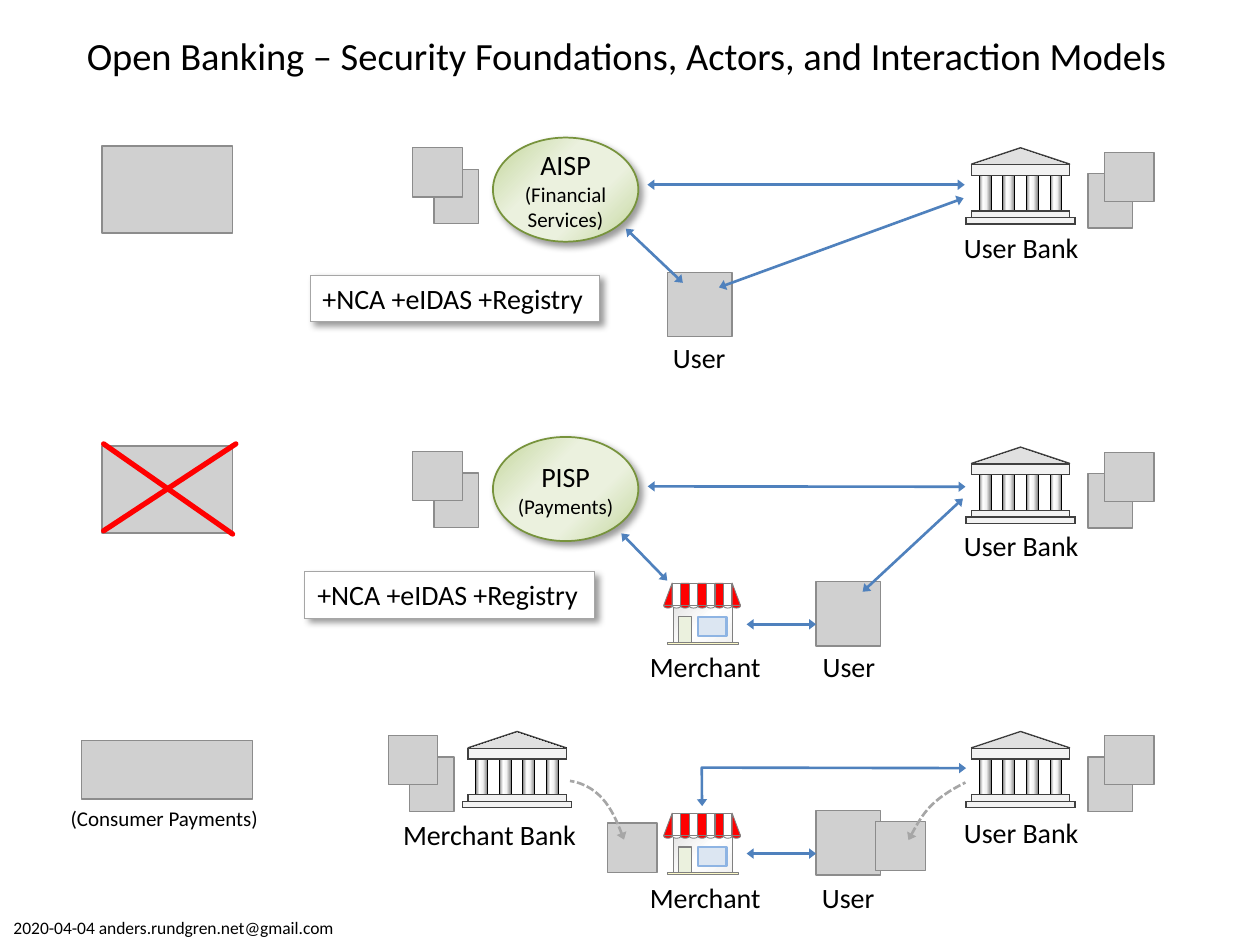
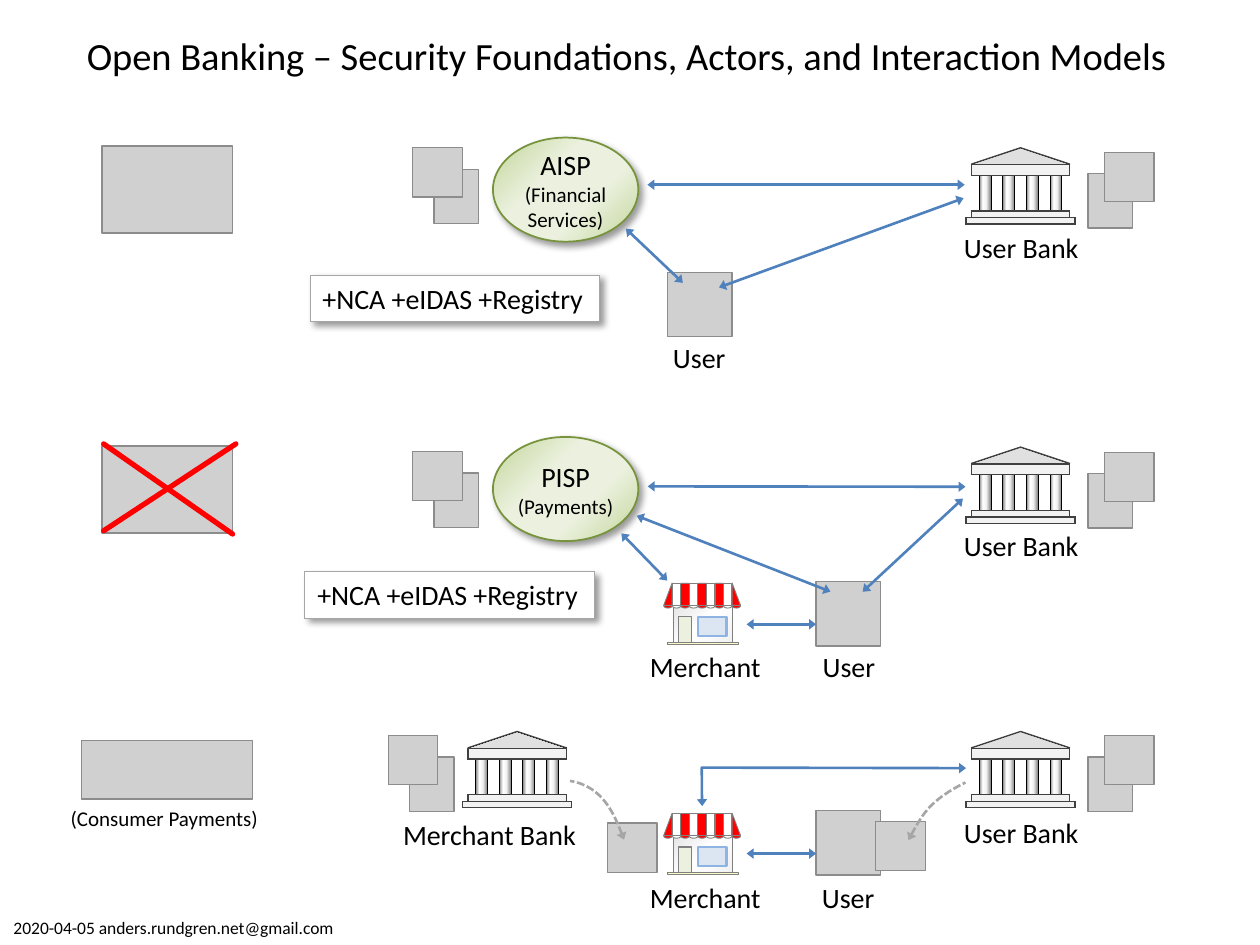
Before and after one commit to cyberphone/doc, a slide deck: slide 1 of payments/openbanking-security-actors-interaction.pptx. Drawn at 1260x945 pixels with LibreOffice and Linux fonts; fonts in the diff are those of the drawing; grey boxes stand for pictures. Boxes give left, top, right and bottom in pixels: in the first picture for what was removed or moved away, otherwise in the second. Text is boxed around its words. In the diff, an @@ line names an element or a change of style, - is before the commit and + after.

```diff
--- a/payments/openbanking-security-actors-interaction.pptx
+++ b/payments/openbanking-security-actors-interaction.pptx
@@ double arrow added from (636, 515) to (830, 592), #4F81BD 1.5 pt @@
@@ text at [13, 922, 334, 937]: text changed @@
-2020-04-04 anders.rundgren.net@gmail.com
+2020-04-05 anders.rundgren.net@gmail.com
```
Also in this commit, not shown: 1 other file.
